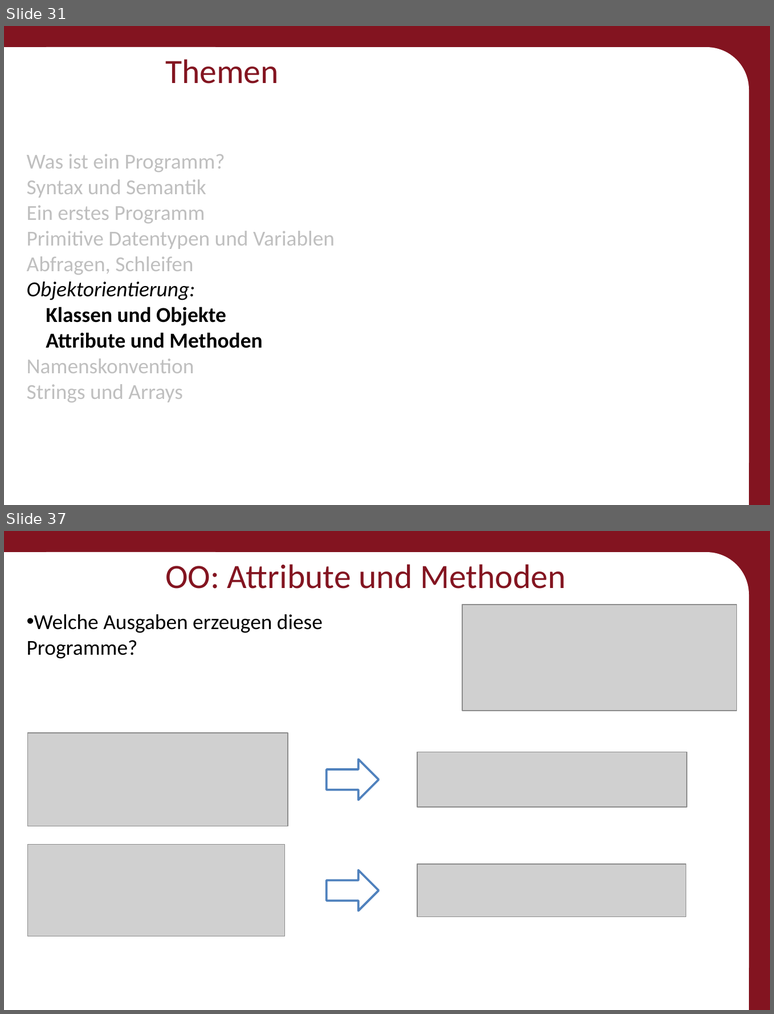
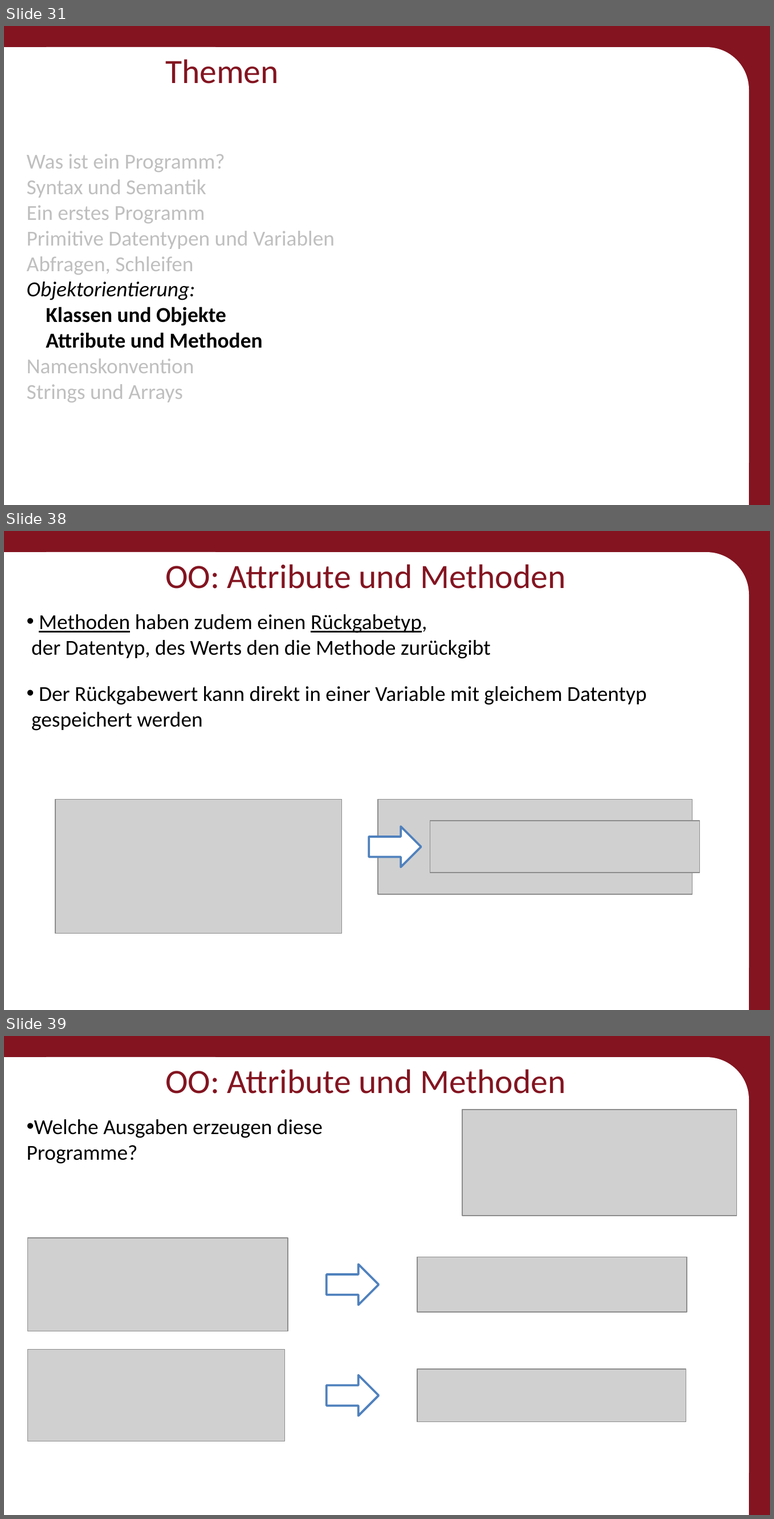
Before and after one commit to Roboscope/java-with-nao, a slide deck: Präsentationen/Anfänger - Java mit NAO.pptx. Shown one above the other, each under a label of ours: slides 31 and 37 before the commit, slides 31, 38 and 39 after it; the slides between them are not shown. The pictures are 774x1014 and 774x1519 pixels, drawn with LibreOffice and Linux fonts; fonts in the diff are those of the drawing; grey boxes stand for pictures; background and template pictures are left out. Boxes give left, top, right and bottom in pixels: in the first picture for what was removed or moved away, otherwise in the second. Text is boxed around its words. In the diff, an @@ line names an element or a change of style, - is before the commit and + after.

```diff
--- a/Präsentationen/Anfänger - Java mit NAO.pptx
+++ b/Präsentationen/Anfänger - Java mit NAO.pptx
@@ slide 38 added at <box>4,531,770,1010</box>, background #831420; not listed: 3 template elements that a slide beside it also shows @@
@@ title added at <box>165,564,566,589</box>, 32 pt, text #831420 @@
+OO: Attribute und Methoden
@@ text added at <box>31,614,647,730</box>, 20 pt, text #000000 @@
+• Methoden haben zudem einen Rückgabetyp,
+  der Datentyp, des Werts den die Methode zurückgibt
+• Der Rückgabewert kann direkt in einer Variable mit gleichem Datentyp
+  gespeichert werden
@@ picture added at <box>55,799,342,933</box> @@
@@ picture added at <box>378,799,692,894</box> @@
@@ picture added at <box>430,821,699,872</box> @@
@@ down arrow added at <box>369,826,421,867</box>, fill #FFFFFF, outline #4F81BD 2 pt @@
@@ what was slide 37 is now slide 39 @@
```
Also in this commit, not shown: 4 slides changed, 1 other slide added, 20 other files.
